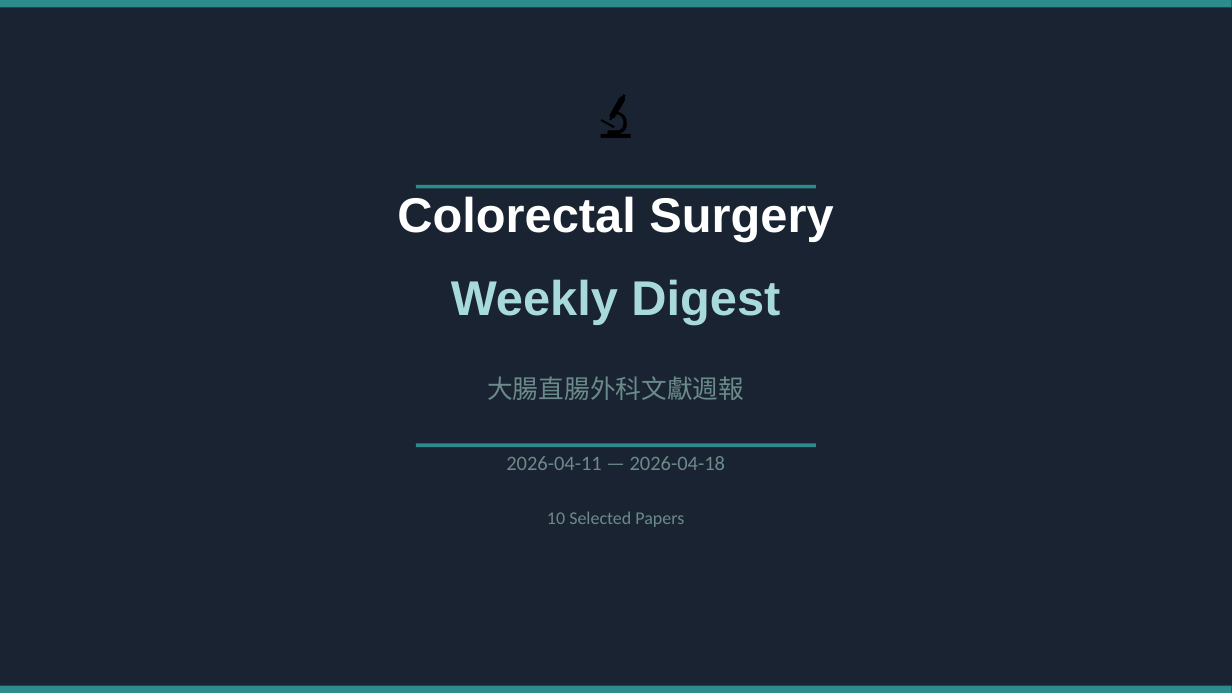
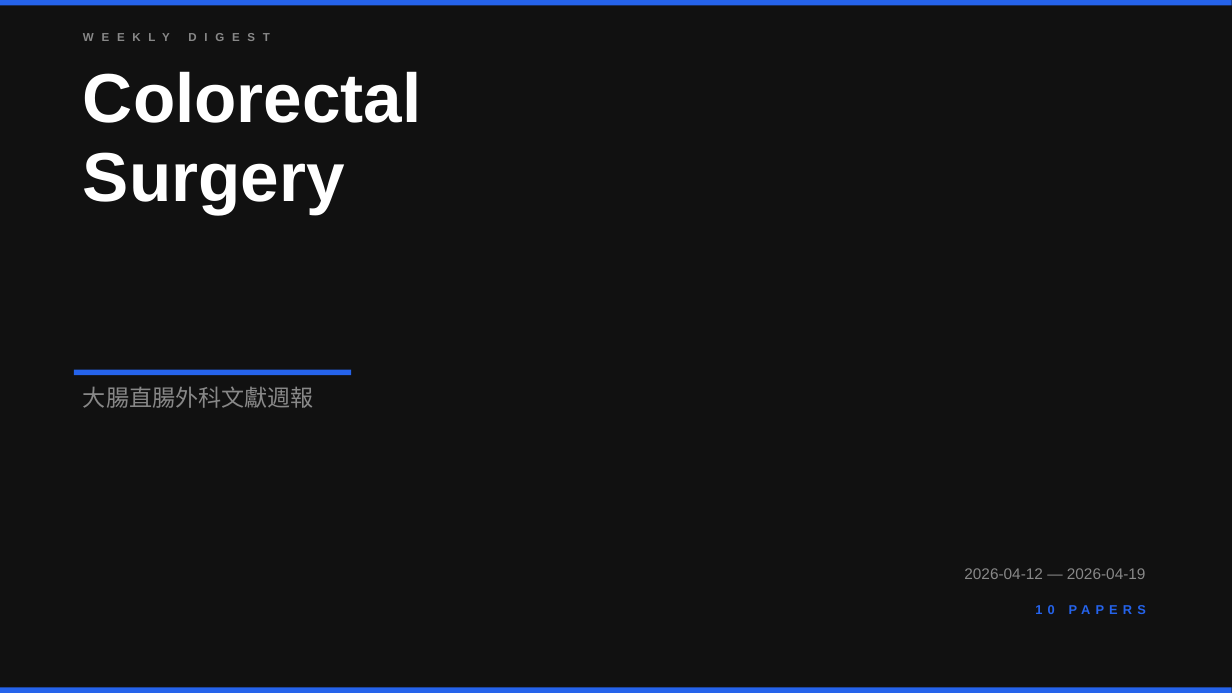
Before and after one commit to jejenhu-maker/colorectal-weekly-digest, a slide deck: slide 1 of docs/latest-digest.pptx. Drawn at 1232x693 pixels with LibreOffice and Linux fonts; fonts in the diff are those of the drawing. Boxes give left, top, right and bottom in pixels: in the first picture for what was removed or moved away, otherwise in the second. Text is boxed around its words. In the diff, an @@ line names an element or a change of style, - is before the commit and + after.

```diff
--- a/docs/latest-digest.pptx
+++ b/docs/latest-digest.pptx
@@ background #1A2332 to #111111 @@
@@ rectangle at box(0, 0, 1232, 6): fill #2D8B8B to #2563EB @@
@@ text at box(83, 71, 422, 214): text changed; size 38 to 54 pt @@
-Colorectal Surgery
+Colorectal
+Surgery
@@ text removed at box(0, 111, 1232, 111) @@
-🔬
@@ rectangle removed at box(416, 185, 816, 189) @@
@@ text at box(451, 279, 780, 324): text changed; size 38 to 9 pt; text colour #A8DADC to #888888 @@
-Weekly Digest
+WEEKLY DIGEST
@@ text "大腸直腸外科文獻週報": place and size @@
-text "大腸直腸外科文獻週報" at box(487, 376, 744, 400)
+text "大腸直腸外科文獻週報" at box(83, 386, 314, 408)
@@ text "大腸直腸外科文獻週報" at box(83, 386, 314, 408): size 20 to 18 pt, text colour #6B8A8A to #888888; alignment centre to left @@
@@ rectangle added at box(74, 370, 351, 375), fill #2563EB @@
@@ rectangle removed at box(416, 444, 816, 447) @@
@@ text at box(964, 568, 1146, 579): text changed; size 16 to 12 pt; font Calibri to Arial; text colour #6B8A8A to #888888 @@
-2026-04-11 — 2026-04-18
+2026-04-12 — 2026-04-19
@@ text at box(1035, 605, 1146, 614): text changed; size 14 to 10 pt; font Calibri to Arial; text colour #6B8A8A to #2563EB; bold on @@
-10 Selected Papers
+10 PAPERS
@@ rectangle at box(0, 688, 1232, 693): fill #2D8B8B to #2563EB @@
```
Also in this commit, not shown: 7 other slides changed, 16 slides added, 16 slides removed, 7 other files.
